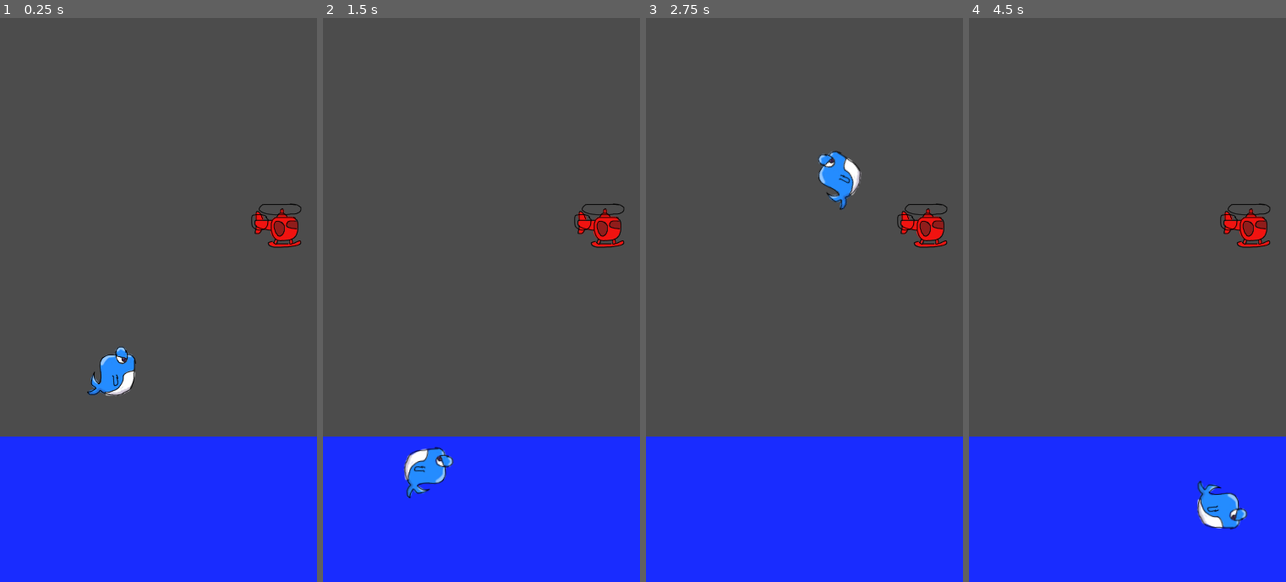
Above: before the commit, frames 1-4 (left to right).
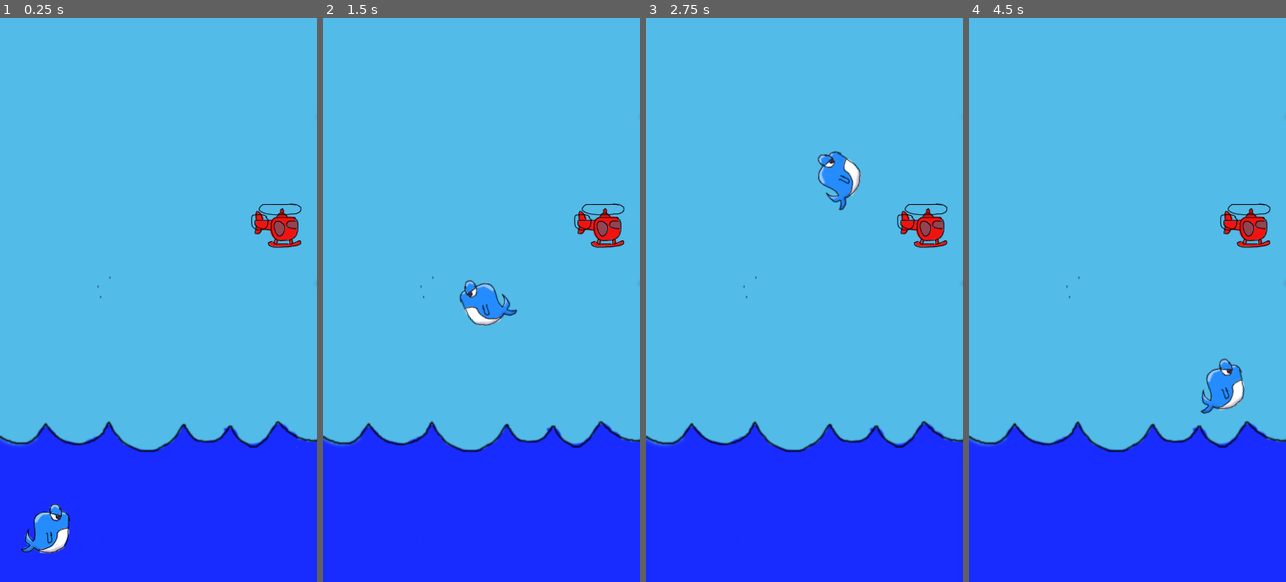
Above: after the commit, the same moments.

Repository: madeso/spelsylt7-val
Game: Godot game, scene res://root.tscn
The game is run twice, just before and just after one commit, with the same random seed, the same clock (stepped at 60 frames per second) and the same inputs.
Inputs (mouse positions are in pixels of both pictures, inside the frame that each line leads up to):
- Up to frame 1 (0.25 s): no input
- Up to frame 2 (1.5 s): tap Enter at 0.5 s; move the mouse to (551, 271) at 0.52 s; press the mouse at (551, 271) at 0.53 s; move the mouse to (418, 328) at 1.27 s; release the mouse at (418, 328) at 1.28 s; click (418, 328) at 1.35 s
- Up to frame 3 (2.75 s): move the mouse to (836, 175) at 2.02 s; press the mouse at (836, 175) at 2.03 s
- Up to frame 4 (4.5 s): tap Space at 2.75 s; move the mouse to (1111, 412) at 2.77 s; release the mouse at (1111, 412) at 2.78 s; click (1111, 412) at 2.85 s; move the mouse to (1222, 384) at 3.52 s; press the mouse at (1222, 384) at 3.53 s; tap Enter at 4.25 s; move the mouse to (1032, 215) at 4.27 s; release the mouse at (1032, 215) at 4.28 s; click (1032, 215) at 4.35 s

The runs differ from the first frame. In frame 1, 76% of the frame differs, in the area x 0-100%, y 0-95%; in frame 2, 76%; in frame 3, 74%; in frame 4, 76%, in the area x 0-100%, y 0-91%.

Commit message:
art and some gameplay

Diff:
--- a/src/root.tscn
+++ b/src/root.tscn
@@ -1,6 +1,6 @@
 [gd_scene load_steps=6 format=2]
 
-[ext_resource path="res://water.png" type="Texture" id=1]
+[ext_resource path="res://game-0.png" type="Texture" id=1]
 [ext_resource path="res://wale.png" type="Texture" id=2]
 [ext_resource path="res://heli.png" type="Texture" id=3]
 [ext_resource path="res://whale.gd" type="Script" id=4]
@@ -10,9 +10,8 @@
 
 [node name="root" type="Node2D"]
 
-[node name="Water" type="Sprite" parent="."]
-position = Vector2( 206, 646 )
-scale = Vector2( 1.19867, 0.806667 )
+[node name="Game-0" type="Sprite" parent="."]
+position = Vector2( 188, 333 )
 texture = ExtResource( 1 )
 
 [node name="Heli" type="Sprite" parent="."]
@@ -20,7 +19,7 @@
 texture = ExtResource( 3 )
 
 [node name="whale" type="KinematicBody2D" parent="."]
-position = Vector2( 131, 418 )
+position = Vector2( 53, 604 )
 script = ExtResource( 4 )
 __meta__ = {
 "_edit_group_": true
--- a/src/whale.gd
+++ b/src/whale.gd
@@ -11,34 +11,31 @@
 var dashing = false
 var wait_timer = 0
 var playing = true
+var start = true
 
 func _input(event):
 	if event.is_action_pressed("click"):
-		if dashing == false and playing:
+		if dashing == false and (playing or start):
 			target = get_global_mouse_position()
 			dashing = true
+			start = false
 			wait_timer = 0
 			print("daashing")
 
 func _physics_process(delta):
-	velocity = position.direction_to(target) * speed
-	var dist = position.distance_to(target)
-	if dist > 5:
-		look_at(target)
-		$sprite.flip_v = position.x > target.x
-		velocity = move_and_slide(velocity)
-	else:
-		dashing = false
+	if start == false:
+		velocity = position.direction_to(target) * speed
+		var dist = position.distance_to(target)
+		if dist > 5:
+			look_at(target)
+			$sprite.flip_v = position.x > target.x
+			velocity = move_and_slide(velocity)
+		else:
+			dashing = false
 
-	if dashing == false:
-		wait_timer += delta
+		if dashing == false:
+			wait_timer += delta
 
-	if wait_timer > MAX_WAIT and playing:
-		playing = false
-		print("failed")
-		target.y = DEAD_ZONE_TARGET
-
-	if position.y > DEAD_ZONE:
-		if playing == false:
-			print("died")
-			playing = true
+		if wait_timer > MAX_WAIT and playing:
+			playing = false
+			print("failed")
Binary file added: src/bang.png
Not shown, added: src/bang.png.import
Binary file added: src/dashing.png
Not shown, added: src/dashing.png.import
Binary file added: src/game-0.png
Not shown, added: src/game-0.png.import
Binary file added: src/story.png
Binary file added: src/title.png
Binary file removed: src/water.png
Not shown, removed: src/water.png.import
Not shown, changed: readme.md
